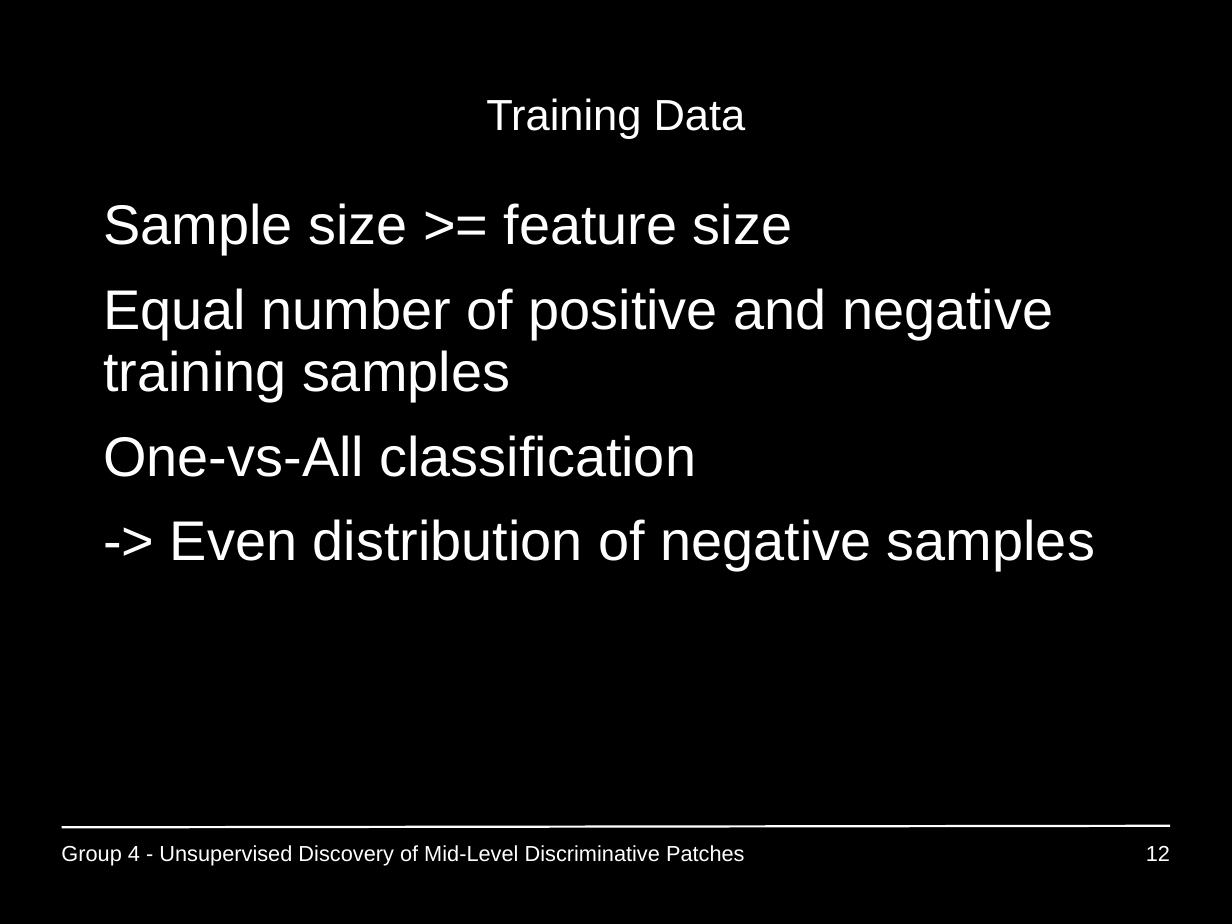
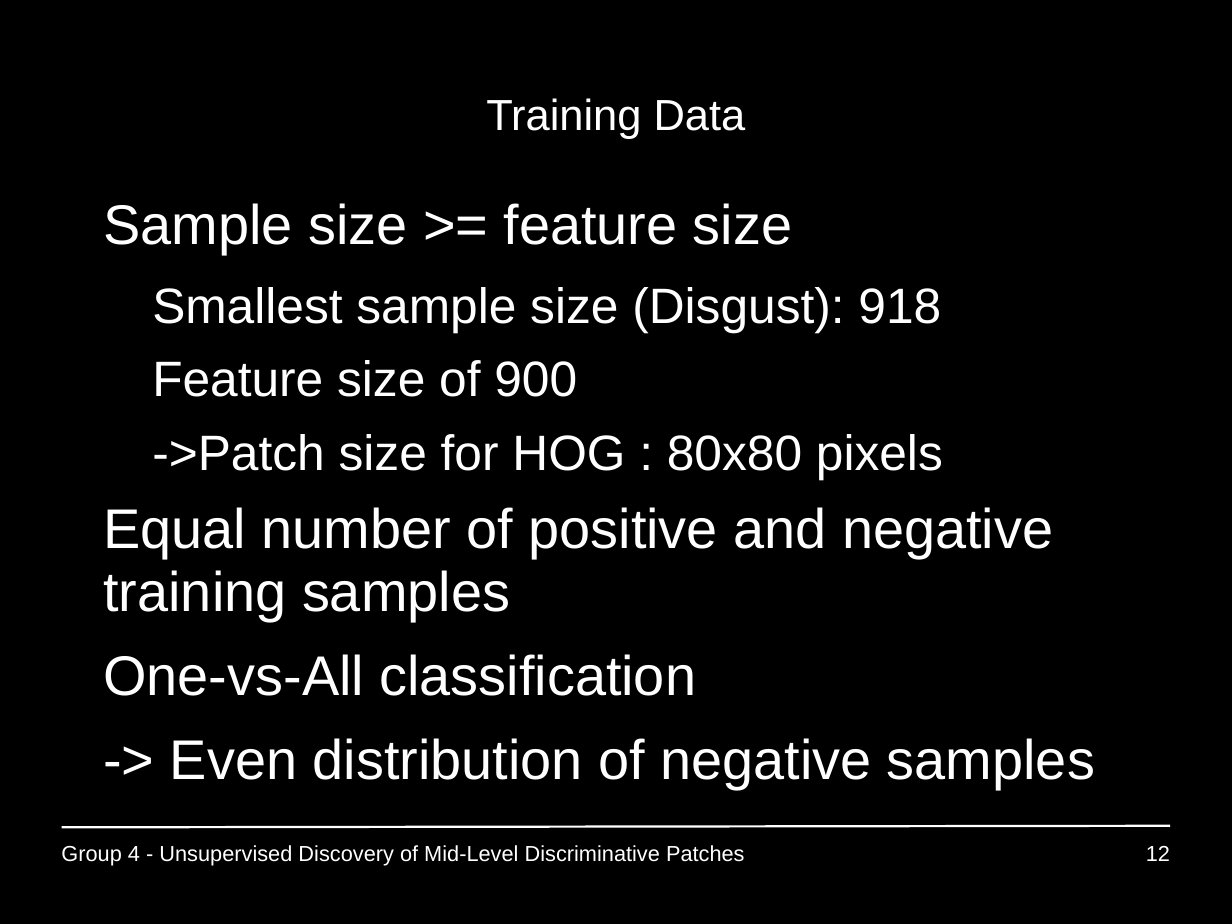
Before and after one commit to GiannisPapadopoulos/DiscriminativePatches, a slide deck: slide 12 of presentations/period3/MAI_Project1_Group4.ppt. Drawn at 1232x924 pixels with LibreOffice and Linux fonts; fonts in the diff are those of the drawing. Boxes give left, top, right and bottom in pixels: in the first picture for what was removed or moved away, otherwise in the second. Text is boxed around its words. In the diff, an @@ line names an element or a change of style, - is before the commit and + after.

```diff
--- a/presentations/period3/MAI_Project1_Group4.ppt
+++ b/presentations/period3/MAI_Project1_Group4.ppt
@@ text at [152,287,943,479]: paragraphs added @@
+  – Smallest sample size (Disgust): 918
+  – Feature size of 900
+  ->Patch size for HOG : 80x80 pixels
```
Also in this commit, not shown: 2 other slides changed.
